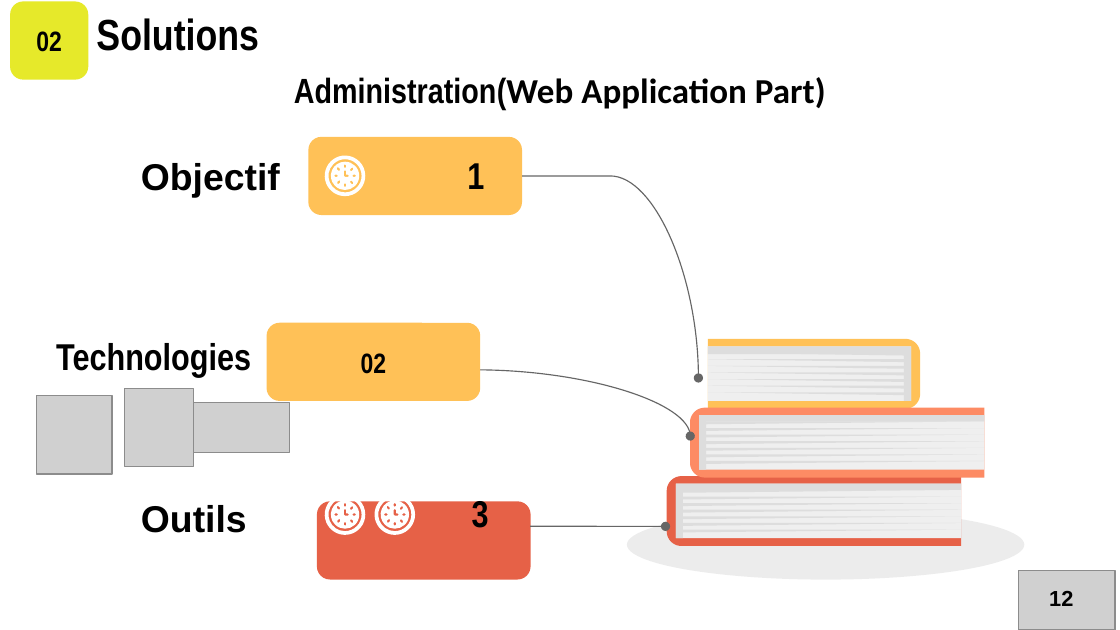
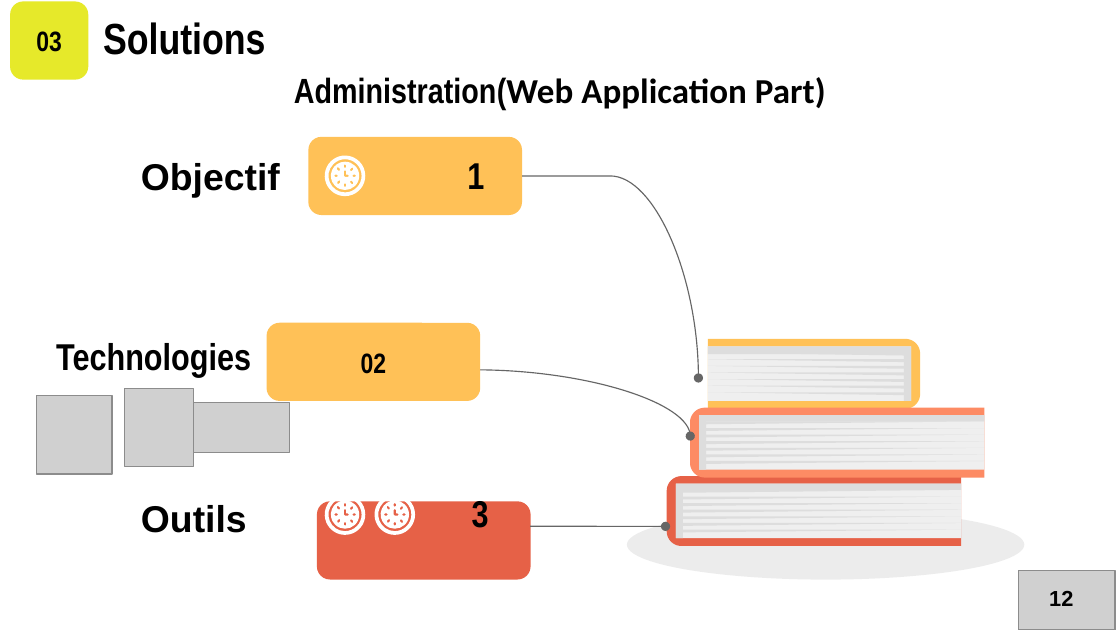
Before and after one commit to TouradGithub/education_system, a slide deck: slide 9 of presentation.pptx. Drawn at 1120x630 pixels with LibreOffice and Linux fonts; fonts in the diff are those of the drawing; grey boxes stand for pictures. Boxes give left, top, right and bottom in pixels: in the first picture for what was removed or moved away, otherwise in the second. Text is boxed around its words. In the diff, an @@ line names an element or a change of style, - is before the commit and + after.

```diff
--- a/presentation.pptx
+++ b/presentation.pptx
@@ text "Solutions": place and size @@
-text "Solutions" at [96, 18, 258, 51]
+text "Solutions" at [103, 22, 265, 55]
@@ text in rounded rectangle at [36, 31, 62, 52]: text changed @@
-02
+03
```
Also in this commit, not shown: 14 other slides changed, 2 other files.
